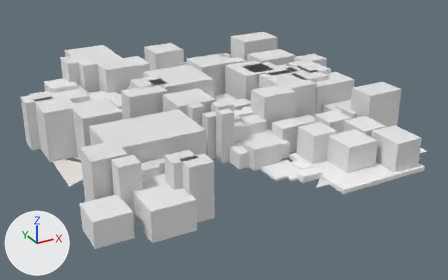
Before and after pictures for a commit that changed the glTF model white-model-six-districts/chunks/121_103_mid.glb.
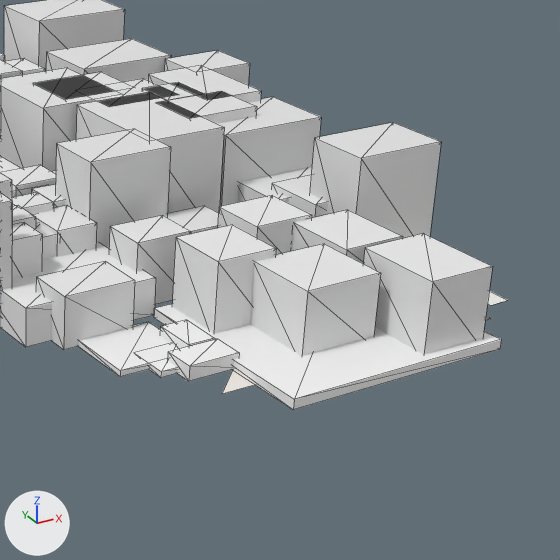
Each version is shown whole from a camera (50 mm lens) standing at (328.0, -1578.0, 389.0) and looking at (769.0, -776.0, -12.0), then close up on the part from 51% to 100% of the width and 12% to 90% of the height. The axes (+X, +Y, +Z) are drawn at lower left. The lights are the same throughout. The older version's two pictures come first. The close-ups show mesh edges as thin lines. Vertices at exactly the same position are counted once.
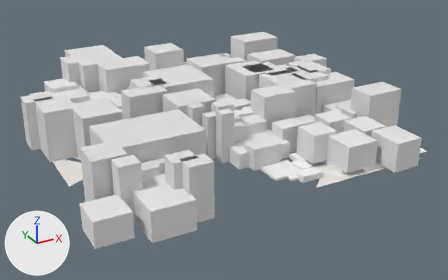
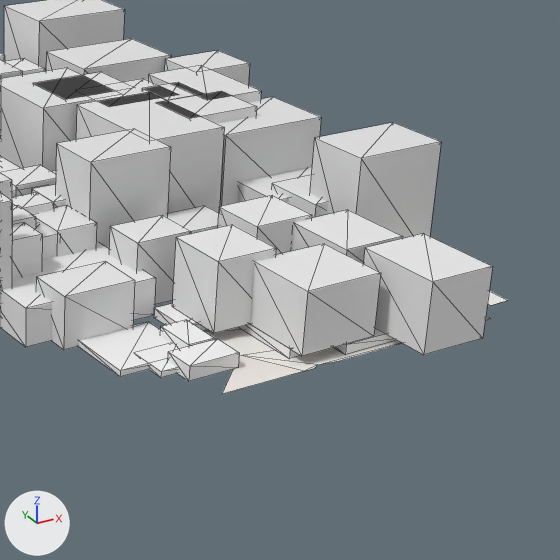
Location of each change, (x1, y1, x2, y2) in pixels of the close-ups (560 x 560 px; the box of a moved part takes in the faces that stretch with it):
'Mesh_0', reshaped
    before: (0, 0, 507, 410)
    after: (0, 0, 507, 394)
part 1 of me_mesh_0, added
    after: (334, 328, 396, 354)
part 2 of me_mesh_0, added
    after: (239, 324, 301, 359)
part 3 of me_mesh_0, moved or reshaped
    before: (154, 238, 501, 410)
    after: (154, 237, 493, 356)

Diff of the bpy script that builds the scene:
```diff
--- a/white-model-six-districts/chunks/121_103_mid.glb.py
+++ b/white-model-six-districts/chunks/121_103_mid.glb.py
@@ me_mesh_0 @@
 # used by ob_mesh_0; location = (0.0, 0.0, 0.0)
-me_mesh_0.from_pydata(...)  # 882 vertices, 1072 faces; spans x 483.0..1012.0, y -1031.0..-446.0, z 1.0..77.0
+me_mesh_0.from_pydata(...)  # 898 vertices, 1092 faces; spans x 483.0..1012.0, y -1025.0..-446.0, z 1.0..77.0
+# me_mesh_0 part 1: the loose piece of 8 vertices spanning x 806.0..948.0, y -1031.0..-907.0, z 2.0..8.0 is copied, and the copy is scaled about its middle by (0.302, 0.386, 1), then moved by (15.0, -2.0, 0.0); it spans x 870.0..913.0, y -995.0..-947.0, z 2.0..8.0
+# me_mesh_0 part 2: the loose piece of 8 vertices spanning x 806.0..948.0, y -1031.0..-907.0, z 2.0..8.0 is copied, and the copy is scaled about its middle by (0.231, 0.475, 1), then moved by (-20.0, 14.0, 0.0); it spans x 840.0..873.0, y -985.0..-926.0, z 2.0..8.0
+# me_mesh_0 part 3
+# 12 vertices in x 815.0..940.0, y -1025.0..-910.0, z 2.0 move by (0.0, 0.0, 6.0)
+# 6 vertices move from x 806.0..948.0, y -1031.0..-907.0, z 2.0..8.0 to x 806.0..854.0, y -934.0..-907.0, z 2.0..8.0
 me_mesh_0.materials.append(mat_material_0)
```
